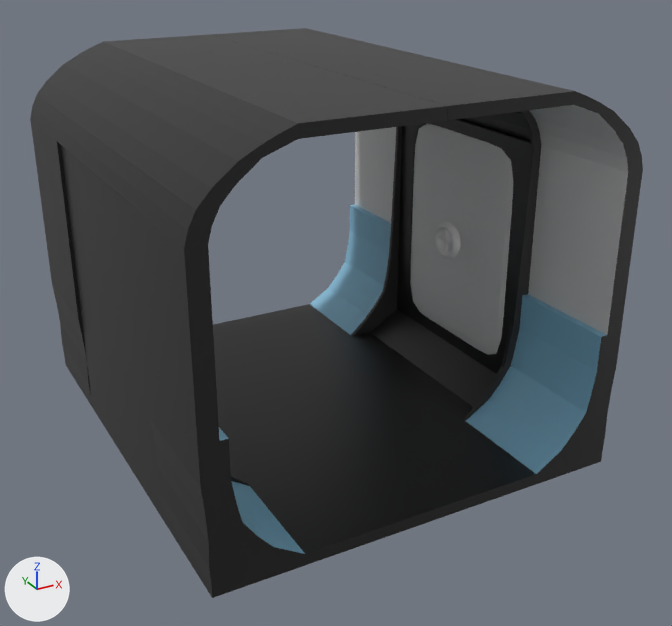
What one commit did to the Blender file Assets/Models/BlenderModels/GridArtAttempt1/SingelDoor.blend.
Before and after are seen from a 50 mm lens placed at (-3.45, -5.81, 3.82), pointed at (0.12, 0.68, 0.57). The lights are fixed; the arrows at lower left show +X, +Y and +Z.

The older version as bpy lines, for what is in view:
```python
me_cube_001 = bpy.data.meshes.new('Cube.001')
me_cube_001.from_pydata(...)  # 808 vertices, 714 faces; spans x -17.9..17.9, y -4.0..4.0, z -1.2..6.6
me_cube_001.materials.append(mat_material)  # picture img_imphenziapalette01_png
me_cube_005 = bpy.data.meshes.new('Cube.005')
me_cube_005.from_pydata(...)  # 1082 vertices, 1050 faces; spans x -1.0..2.78, y -1.0..1.0, z -1.0..1.0
ob_cube = bpy.data.objects.new('Cube', me_cube_001)
ob_cube.location = (0.0, 1.0, 0.0)
ob_cube.scale = (0.1, 0.5, 0.4)
ob_cube_003 = bpy.data.objects.new('Cube.003', me_cube_005)
ob_cube_003.location = (1.66, 1.0, 0.91)
ob_cube_003.scale = (-0.0756, 0.777, 1.0)
```
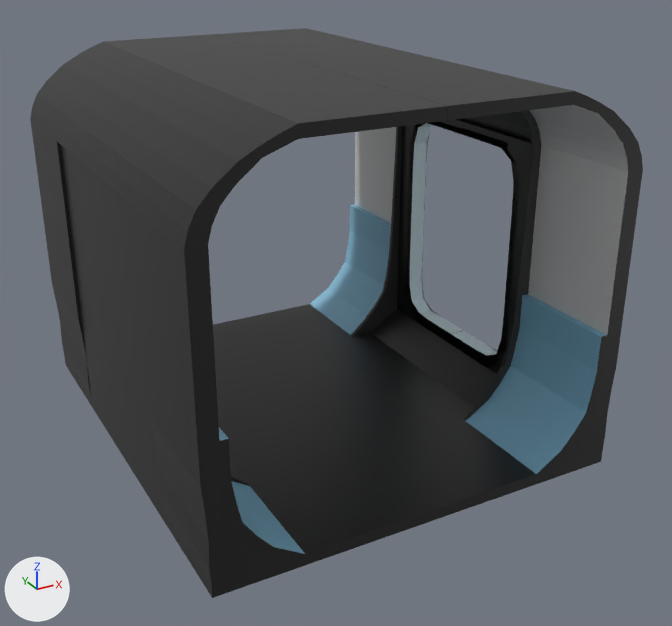
Where the change shows, as pixel boxes [x1, y1, x2, y2] in the pictures (672 x 626 px):
'Cube.003', deleted: before [410, 123, 513, 355]
part 1 of me_cube_001, built on: before [452, 334, 463, 341]; after [405, 122, 520, 367]

Edits to the bpy script that builds the scene:
```text
Change me_cube_001:
    used by ob_cube; location = (0.0, 1.0, 0.0); scale = (0.1, 0.5, 0.4)
    remove me_cube_001.from_pydata(...)  # 808 vertices, 714 faces; spans x -17.9..17.9, y -4.0..4.0, z -1.2..6.6
    add me_cube_001.from_pydata(...)  # 964 vertices, 870 faces; spans x -17.9..17.9, y -4.0..4.0, z -1.2..6.6
    me_cube_001 part 1
    2 faces are deleted
    66 vertices are added at x 16.0..17.6, y -1.7..1.7, z -0.3..4.9
    7 new vertices lie (0.0, -1.2, 0.0) away from vertices in x 16.0..17.6, y 0.0, z -0.5..-0.2
    7 new vertices lie (0.0, 1.2, 0.0) away from vertices in x 16.0..17.6, y 0.0, z -0.5..-0.2
    5 new vertices lie (0.0, -0.2, 0.4) away from vertices in x 16.0..17.6, y -1.4, z 0.0
    5 new vertices lie (0.0, 0.2, 0.4) away from vertices in x 16.0..17.6, y 1.4, z 0.0
    10 new vertices lie (0.0, 0.0, 3.7) away from vertices in x 16.0..17.6, y -1.6..1.6, z 0.4
    7 new vertices lie (0.0, -0.2, 0.5) away from vertices in x 16.0..17.6, y -1.4..1.6, z -0.3..4.1
    5 new vertices lie (0.0, 0.2, 0.4) away from vertices in x 16.0..17.6, y -1.6, z 4.1
    5 new vertices lie (-0.4, 0.0, 0.0) away from vertices in x 17.6, y -1.7..1.7, z 0.4..4.8
    5 new vertices lie (-0.5, 0.0, 0.0) away from vertices in x 17.2, y -1.7..1.7, z 0.4..4.8
    7 new vertices lie (-0.4, 0.0, 0.0) away from vertices in x 16.7..17.6, y -1.7..1.7, z 0.4..4.9
    8 new vertices lie (0.0, -1.2, 0.0) away from vertices in x 16.0..17.6, y 1.2, z 4.8..4.9
    5 new vertices lie (0.0, -0.1, 0.5) away from vertices in x 16.0..17.6, y 1.7, z 4.1
    5 new vertices lie (0.0, 0.1, 0.4) away from vertices in x 16.0..17.6, y -1.7, z 4.1
    9 new vertices lie (0.0, 1.2, 0.0) away from vertices in x 16.0..17.6, y -1.2..0.0, z 4.8..4.9
    158 new faces join them
Remove ob_cube_003:
    ob_cube_003 = bpy.data.objects.new('Cube.003', me_cube_005)
    ob_cube_003.location = (1.66, 1.0, 0.91)
    ob_cube_003.scale = (-0.0756, 0.777, 1.0)
```
